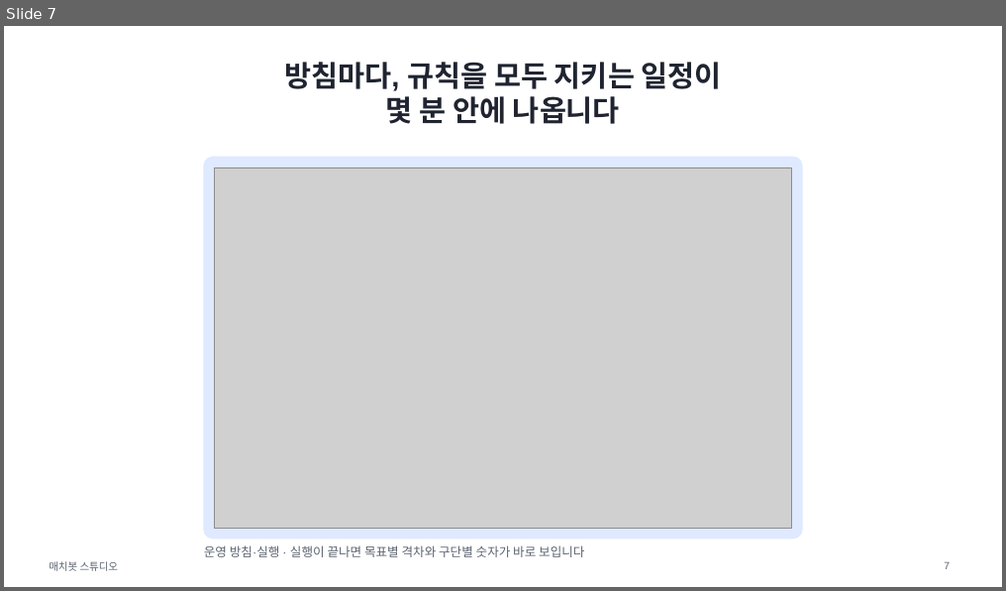
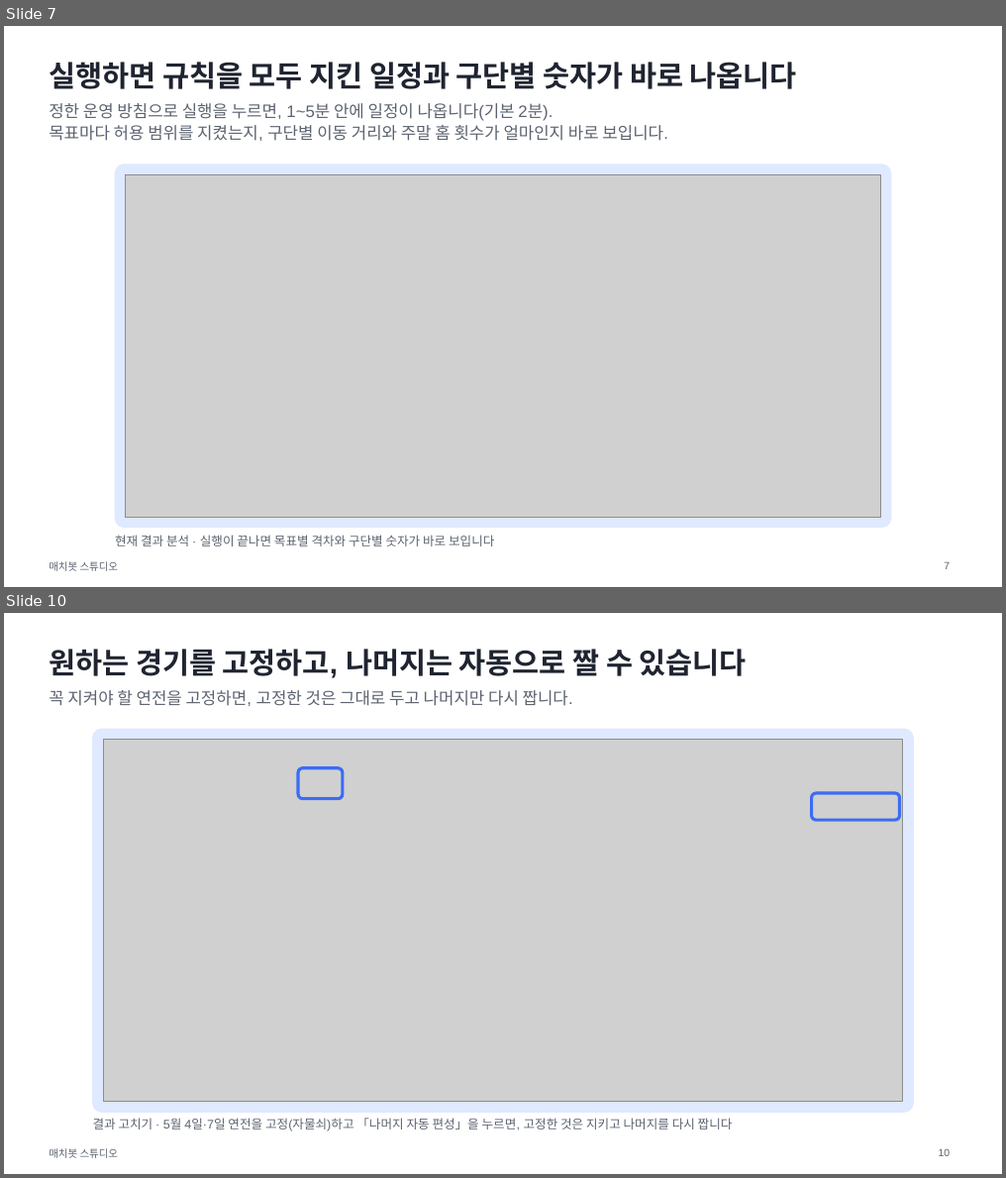
Before and after one commit to drimdrim2002/kbo-scheduler, a slide deck: docs/deck/matchbot-talk.pptx. Shown one above the other, each under a label of ours: slide 7 before the commit, slides 7 and 10 after it; the slides between them are not shown. The pictures are 1006x591 and 1006x1178 pixels, drawn with LibreOffice and Linux fonts; fonts in the diff are those of the drawing; grey boxes stand for pictures. Boxes give left, top, right and bottom in pixels: in the first picture for what was removed or moved away, otherwise in the second. Text is boxed around its words. In the diff, an @@ line names an element or a change of style, - is before the commit and + after.

```diff
--- a/docs/deck/matchbot-talk.pptx
+++ b/docs/deck/matchbot-talk.pptx
@@ slide 10 added at (x1=4, y1=613, x2=1002, y2=1174), background #FFFFFF; not listed: 1 template element that a slide beside it also shows @@
@@ title added at (x1=49, y1=649, x2=746, y2=678), 28 pt, text #1F2430, bold @@
+원하는 경기를 고정하고, 나머지는 자동으로 짤 수 있습니다
@@ text added at (x1=49, y1=690, x2=573, y2=706), 16 pt, text #5C6370 @@
+꼭 지켜야 할 연전을 고정하면, 고정한 것은 그대로 두고 나머지만 다시 짭니다.
@@ rounded rectangle added at (x1=93, y1=729, x2=914, y2=1112), fill #DFE9FF, outline #DFE9FF 1 pt @@
@@ picture added at (x1=104, y1=740, x2=903, y2=1102) @@
@@ rounded rectangle added at (x1=298, y1=768, x2=343, y2=799), outline #3B6CF4 3 pt @@
@@ rounded rectangle added at (x1=812, y1=793, x2=900, y2=820), outline #3B6CF4 3 pt @@
@@ text added at (x1=93, y1=1118, x2=733, y2=1132), 12 pt, text #5C6370 @@
+결과 고치기 · 5월 4일·7일 연전을 고정(자물쇠)하고 「나머지 자동 편성」을 누르면, 고정한 것은 지키고 나머지를 다시 짭니다
@@ page number added at (x1=939, y1=1149, x2=950, y2=1157), 10 pt, text #5C6370 @@
+10
@@ slide 7 changed as well @@
@@ title at (x1=49, y1=62, x2=797, y2=89): text changed @@
-방침마다, 규칙을 모두 지키는 일정이
-몇 분 안에 나옵니다
+실행하면 규칙을 모두 지킨 일정과 구단별 숫자가 바로 나옵니다
@@ text added at (x1=49, y1=103, x2=668, y2=141), 16 pt, text #5C6370 @@
+정한 운영 방침으로 실행을 누르면, 1~5분 안에 일정이 나옵니다(기본 2분).
+목표마다 허용 범위를 지켰는지, 구단별 이동 거리와 주말 홈 횟수가 얼마인지 바로 보입니다.
@@ rounded rectangle resized from (x1=204, y1=157, x2=802, y2=539) to (x1=115, y1=165, x2=891, y2=528) @@
@@ rounded rectangle at (x1=115, y1=165, x2=891, y2=528): proportions changed @@
@@ picture resized from (x1=214, y1=168, x2=792, y2=528) to (x1=126, y1=174, x2=880, y2=517) @@
@@ text at (x1=115, y1=535, x2=494, y2=547): text changed @@
-운영 방침·실행 · 실행이 끝나면 목표별 격차와 구단별 숫자가 바로 보입니다
+현재 결과 분석 · 실행이 끝나면 목표별 격차와 구단별 숫자가 바로 보입니다
```
Also in this commit, not shown: 7 other slides changed, 3 other slides added, 6 slides removed, 9 other files.
